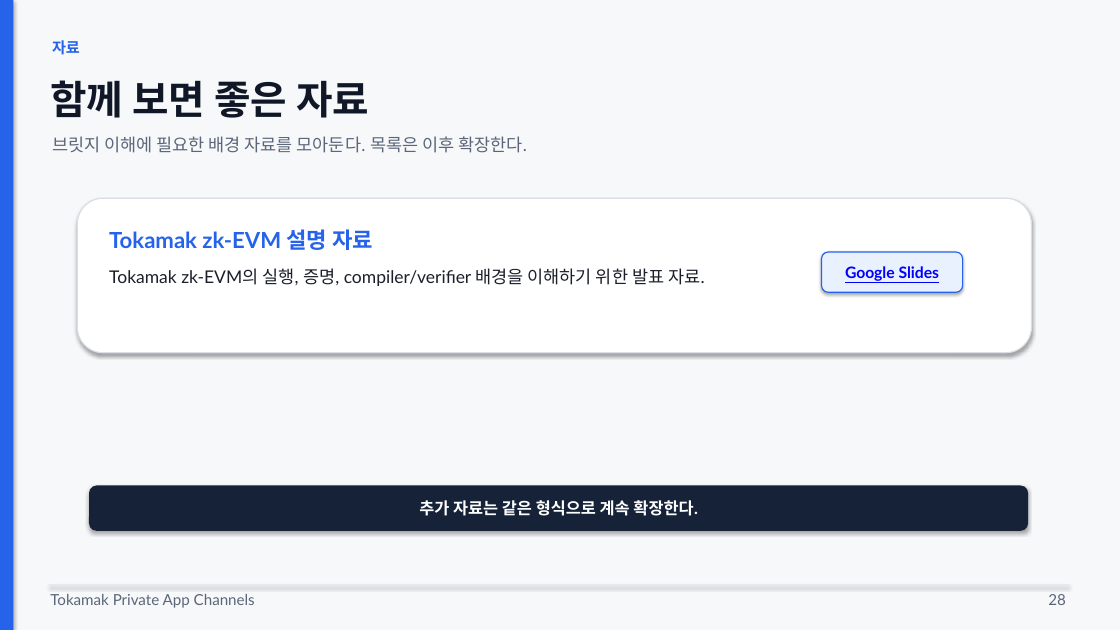
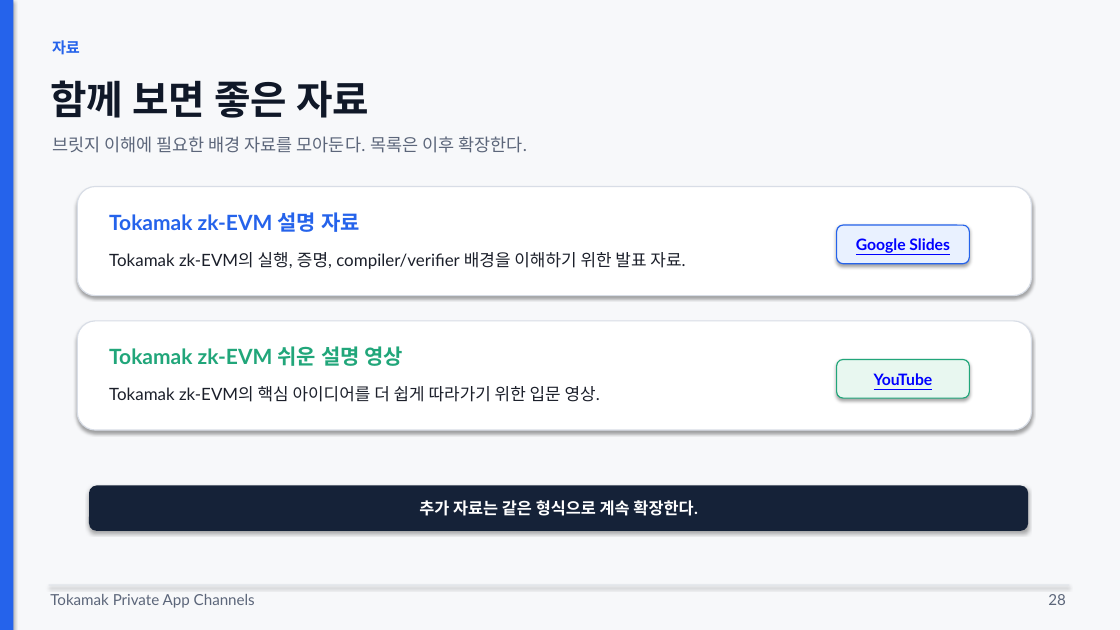
Before and after one commit to tokamak-network/Tokamak-zk-EVM-contracts, a slide deck: slide 28 of bridge/docs/dev/spec.pptx. Drawn at 1120x630 pixels with LibreOffice and Linux fonts; fonts in the diff are those of the drawing. Boxes give left, top, right and bottom in pixels: in the first picture for what was removed or moved away, otherwise in the second. Text is boxed around its words. In the diff, an @@ line names an element or a change of style, - is before the commit and + after.

Commit message:
Add zkEVM video resource link

```diff
--- a/bridge/docs/dev/spec.pptx
+++ b/bridge/docs/dev/spec.pptx
@@ rounded rectangle: place and size @@
-rounded rectangle at (77, 198, 1032, 353)
+rounded rectangle at (77, 187, 1032, 296)
@@ text "Tokamak zk-EVM 설명 자료": place and size @@
-text "Tokamak zk-EVM 설명 자료" at (109, 229, 373, 250)
+text "Tokamak zk-EVM 설명 자료" at (109, 212, 360, 232)
@@ text "Tokamak zk-EVM 설명 자료" at (109, 212, 360, 232): size 19 to 18 pt @@
@@ rounded rectangle: place and size @@
-rounded rectangle at (822, 252, 963, 292)
+rounded rectangle at (837, 225, 970, 264)
@@ text "Google Slides": place and size @@
-text "Google Slides" at (845, 266, 940, 281)
+text "Google Slides" at (856, 238, 950, 253)
@@ text "Tokamak zk-EVM의 실행, 증명, compiler/verifier ...": place and size @@
-text "Tokamak zk-EVM의 실행, 증명, compiler/verifier ..." at (109, 268, 705, 286)
+text "Tokamak zk-EVM의 실행, 증명, compiler/verifier ..." at (109, 252, 685, 269)
@@ text "Tokamak zk-EVM의 실행, 증명, compiler/verifier ..." at (109, 252, 685, 269): size 15 to 14.5 pt @@
@@ rounded rectangle added at (77, 321, 1032, 430), fill #FFFFFF, outline #D8DDE6 1 pt @@
@@ text added at (109, 346, 403, 366), 18 pt, text #21A67A, bold @@
+Tokamak zk-EVM 쉬운 설명 영상
@@ text added at (109, 386, 600, 402), 14.5 pt, text #1B1F2A @@
+Tokamak zk-EVM의 핵심 아이디어를 더 쉽게 따라가기 위한 입문 영상.
@@ rounded rectangle added at (837, 360, 970, 398), fill #E8F7F0, outline #21A67A 1 pt @@
@@ text added at (874, 373, 933, 385), 13.5 pt, text #0000FF, bold, underline @@
+YouTube
```
